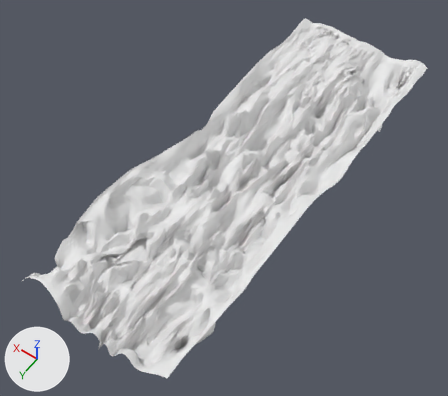
Before and after pictures for a commit that changed the FBX model Assets/Graphics/Meshes/sufit_prosty1.fbx.
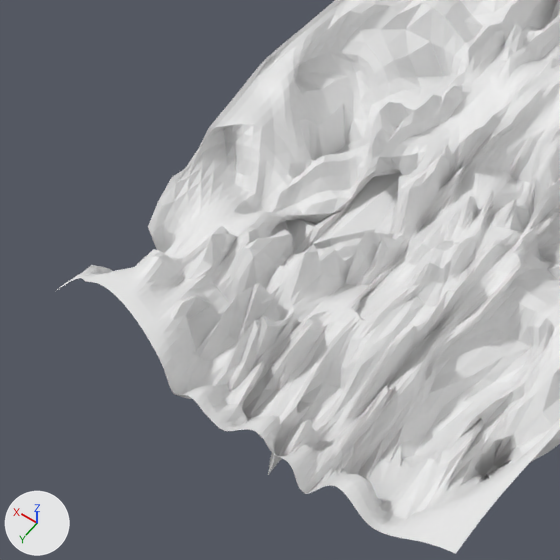
The first picture shows the older version from a camera (50 mm lens) standing at (-6.2, 10.4, 13.57) and looking at (0.45, 1.1, -1.04). The close-ups show both versions on the part from 0% to 46% of the width and 44% to 96% of the height of that picture; other places that the commit changed are outside them. Lighting does not change. The marker at lower left points along +X, +Y and +Z. Materials are left out; every surface is plain grey. Objects named as collision shapes, trigger or cutter boxes, shadow casters or lower levels of detail are left out. Where no turn or scale is listed for an object, it has been applied to the vertices.

The older version as bpy lines, for what is in view:
```python
me_grid = bpy.data.meshes.new('Grid')
me_grid.from_pydata(...)  # 10000 vertices, 19602 faces; spans x -2.33..3.0, y -6.79..6.98, z -1.18..0.27
me_grid.materials.append(mat_material)
ob_sufit1_lod0 = bpy.data.objects.new('sufit1_LOD0', me_grid)
ob_sufit1_lod0.location = (0.0, 0.0, 0.0)
```
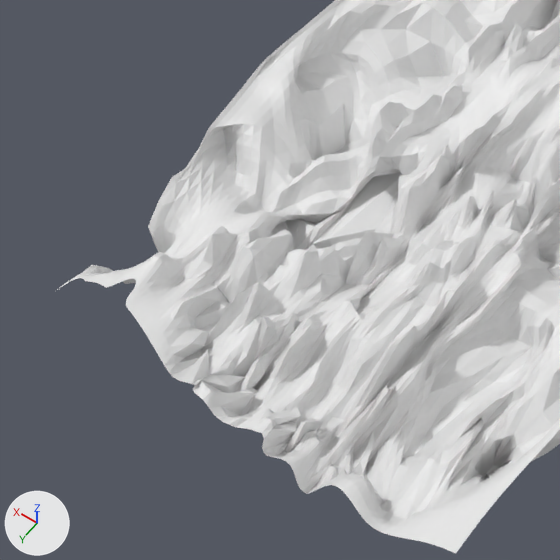
The change, as a diff of the scene's bpy script:
```diff
--- a/Assets/Graphics/Meshes/sufit_prosty1.fbx.py
+++ b/Assets/Graphics/Meshes/sufit_prosty1.fbx.py
@@ me_grid @@
 # used by ob_sufit1_lod0; location = (0.0, 0.0, 0.0)
-me_grid.from_pydata(...)  # 10000 vertices, 19602 faces; spans x -2.33..3.0, y -6.79..6.98, z -1.18..0.27
+me_grid.from_pydata(...)  # 10000 vertices, 19602 faces; spans x -2.33..3.0, y -6.79..6.99, z -1.18..0.27
+# me_grid part 1: 466 of 10000 vertices moved; they spanned x -1.11..2.27, y 5.06..6.98, z -0.88..0.07 and now span x -1.12..2.27, y 5.05..6.99, z -0.75..0.11; mean shift (-0.01, -0.04, 0.07); largest move (0.74, 6.81, -0.81) -> (0.57, 6.46, -0.43)
+# me_grid part 2: edges marked sharp go from 28450 to 28441
```

Pixel boxes [x1, y1, x2, y2] of what changed, in the close-ups (560 x 560 px; the box of a moved part takes in the faces that stretch with it):
part 1 of me_grid, moved or reshaped: [107, 223, 466, 502] in both
part 2 of me_grid, shading changed: [57, 0, 560, 554] in both
